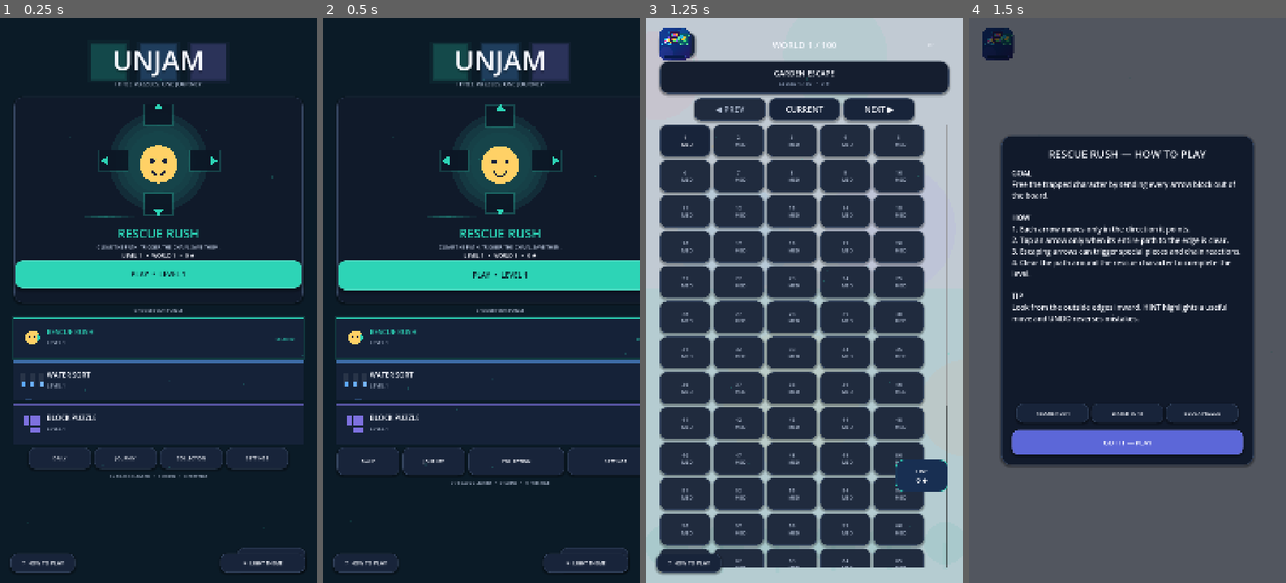
Above: before the commit, frames 1-4 (left to right).
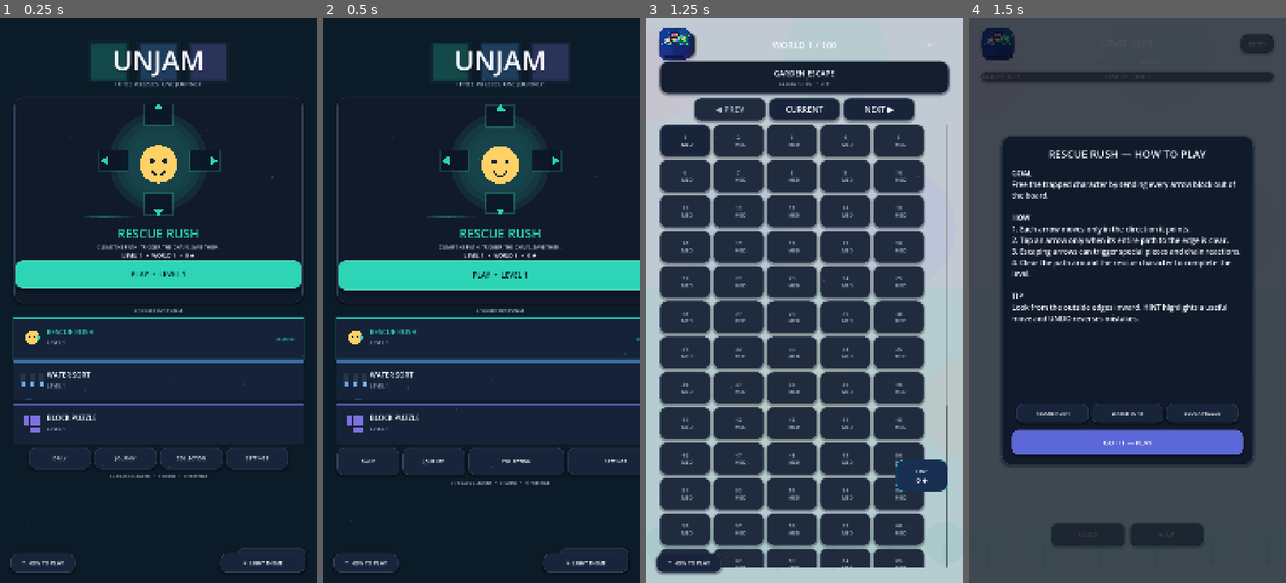
Above: after the commit, the same moments.

Repository: eghosa001/unjam
Game: Godot game, scene res://scenes/Main.tscn
Two runs of this game, one before a commit and one after it. Both use one fixed random seed, a clock stepped at 60 frames per second and the inputs below.
Inputs:
- Up to frame 1 (0.25 s): no input
- Up to frame 2 (0.5 s): no input
- Up to frame 3 (1.25 s): click "PLAY • LEVEL 1" at 0.5 s
- Up to frame 4 (1.5 s): click "1 MED" at 1.25 s

Frames 1-3 are identical in both runs. In frame 4, 4.9% of the frame differs, in the area x 3-97%, y 2-98%.
Error before the commit: Parse Error: Function "_spawn_chain_popup()" not found in base self. (res://scripts/game/rescue_rush_polished.gd:40)

Commit message:
Complete Rescue Rush trailer-level animation polish

Diff:
--- a/scripts/game/rescue_rush_polished.gd
+++ b/scripts/game/rescue_rush_polished.gd
@@ -39,10 +39,8 @@
 	PremiumVisuals.burst(center, world_accent(), 7 + mini(chain_count, 8))
 	_spawn_chain_popup(center, chain_count)
 	_spawn_speed_lines(cell.global_rect.get_center(), direction, world_accent())
-
 	var twist := deg_to_rad(8.0 if direction.x + direction.y > 0.0 else -8.0)
 	var tween := create_tween()
-	# Anticipation -> elastic launch -> accelerating fly-off, matching Block Puzzle's staged feedback.
 	tween.tween_property(ghost, "position", start_pos - direction * 11.0, 0.055).set_trans(Tween.TRANS_QUAD).set_ease(Tween.EASE_OUT)
 	tween.parallel().tween_property(ghost, "scale", Vector2(0.94, 0.94), 0.055)
 	tween.tween_property(ghost, "position", start_pos + direction * 36.0, 0.075).set_trans(Tween.TRANS_BACK).set_ease(Tween.EASE_OUT)
@@ -69,3 +67,145 @@
 		tw.tween_property(line, "modulate:a", 0.0, 0.22)
 		tw.tween_property(line, "position", direction * 52.0, 0.22)
 		tw.finished.connect(line.queue_free)
+
+func _spawn_chain_popup(center: Vector2, combo: int) -> void:
+	var label := Label.new()
+	label.text = "ESCAPE!" if combo <= 1 else "CHAIN ×%d" % combo
+	label.position = center - Vector2(145, 54)
+	label.size = Vector2(290, 76)
+	label.horizontal_alignment = HORIZONTAL_ALIGNMENT_CENTER
+	label.vertical_alignment = VERTICAL_ALIGNMENT_CENTER
+	label.mouse_filter = Control.MOUSE_FILTER_IGNORE
+	label.z_index = 610
+	label.add_theme_font_size_override("font_size", 34 if combo <= 1 else 40)
+	label.add_theme_color_override("font_color", Color("ffd166") if combo > 1 else world_accent().lightened(0.35))
+	label.add_theme_color_override("font_shadow_color", Color(0, 0, 0, 0.65))
+	label.add_theme_constant_override("shadow_offset_x", 2)
+	label.add_theme_constant_override("shadow_offset_y", 3)
+	label.scale = Vector2(0.68, 0.68)
+	label.modulate.a = 0.0
+	add_child(label)
+	label.pivot_offset = label.size * 0.5
+	var tween := create_tween().set_trans(Tween.TRANS_BACK).set_ease(Tween.EASE_OUT)
+	tween.tween_property(label, "modulate:a", 1.0, 0.06)
+	tween.parallel().tween_property(label, "scale", Vector2(1.16, 1.16), 0.11)
+	tween.tween_property(label, "scale", Vector2.ONE, 0.09)
+	tween.tween_property(label, "position:y", label.position.y - 82.0, 0.30).set_trans(Tween.TRANS_QUAD)
+	tween.parallel().tween_property(label, "modulate:a", 0.0, 0.30)
+	tween.finished.connect(label.queue_free)
+
+func _spawn_vanish_visual(index: int, text_value: String) -> void:
+	if index < 0 or index >= pieces.size() or board_grid == null:
+		return
+	var piece := pieces[index]
+	var pos := piece_position(piece)
+	var child_index := pos.y * width + pos.x
+	if child_index < 0 or child_index >= board_grid.get_child_count():
+		return
+	var source := board_grid.get_child(child_index) as Control
+	if source == null:
+		return
+	var center := source.global_position - global_position + source.size * 0.5
+	PremiumVisuals.burst(center, piece_color(String(piece.get("type", "normal"))), 10)
+	var label := Label.new()
+	label.text = text_value
+	label.position = center - Vector2(105, 32)
+	label.size = Vector2(210, 64)
+	label.horizontal_alignment = HORIZONTAL_ALIGNMENT_CENTER
+	label.add_theme_font_size_override("font_size", 26)
+	label.add_theme_color_override("font_color", Color("ffffff"))
+	label.z_index = 600
+	label.mouse_filter = Control.MOUSE_FILTER_IGNORE
+	add_child(label)
+	var tween := create_tween().set_trans(Tween.TRANS_BACK).set_ease(Tween.EASE_OUT)
+	tween.tween_property(label, "scale", Vector2(1.18, 1.18), 0.10)
+	tween.tween_property(label, "position:y", label.position.y - 54.0, 0.24)
+	tween.parallel().tween_property(label, "modulate:a", 0.0, 0.24)
+	tween.finished.connect(label.queue_free)
+
+func open_gates(key_id: String) -> void:
+	for i in range(pieces.size()):
+		if bool(pieces[i].get("active", true)) and String(pieces[i].get("type", "")) == "gate" and String(pieces[i].get("key_id", "default")) == key_id:
+			_spawn_vanish_visual(i, "UNLOCK!")
+			pieces[i]["active"] = false
+			chain_count += 1
+
+func explode_at(center: Vector2i) -> void:
+	for y in range(center.y - 1, center.y + 2):
+		for x in range(center.x - 1, center.x + 2):
+			var idx: int = get_piece_index_at(Vector2i(x, y))
+			if idx >= 0 and String(pieces[idx].get("type", "")) != "gate":
+				_spawn_vanish_visual(idx, "BOOM!")
+				pieces[idx]["active"] = false
+				chain_count += 1
+
+func activate_link(link_id: String, source_index: int) -> void:
+	if link_id.is_empty():
+		return
+	for i in range(pieces.size()):
+		if i == source_index or not bool(pieces[i].get("active", true)):
+			continue
+		if String(pieces[i].get("type", "")) == "linked" and String(pieces[i].get("link_id", "")) == link_id:
+			if is_path_clear(i):
+				_spawn_vanish_visual(i, "LINK!")
+				pieces[i]["active"] = false
+			else:
+				pieces[i]["direction"] = rotate_direction(String(pieces[i].get("direction", "right")))
+			chain_count += 1
+
+func resolve_rescue() -> void:
+	if not rescue_has_exit():
+		return
+	_spawn_rescue_escape()
+	rescued = true
+	chain_count += 1
+	FeedbackManager.rescue()
+	PremiumVisuals.burst(Vector2(540, 860), world_accent(), 28)
+	PremiumVisuals.screen_flash(world_accent(), 0.16)
+	await get_tree().create_timer(0.42).timeout
+	complete_level()
+
+func _rescue_exit_direction() -> Vector2:
+	for direction_i in [Vector2i.UP, Vector2i.RIGHT, Vector2i.DOWN, Vector2i.LEFT]:
+		var pos: Vector2i = rescue_pos + direction_i
+		var blocked := false
+		while is_inside(pos):
+			if get_piece_index_at(pos) >= 0:
+				blocked = true
+				break
+			pos += direction_i
+		if not blocked:
+			return Vector2(direction_i)
+	return Vector2.UP
+
+func _spawn_rescue_escape() -> void:
+	if board_grid == null:
+		return
+	var child_index := rescue_pos.y * width + rescue_pos.x
+	if child_index < 0 or child_index >= board_grid.get_child_count():
+		return
+	var source := board_grid.get_child(child_index) as Control
+	if source == null:
+		return
+	var token := RescueToken.new()
+	token.custom_minimum_size = source.size
+	token.size = source.size
+	token.position = source.global_position - global_position
+	token.mouse_filter = Control.MOUSE_FILTER_IGNORE
+	token.z_index = 700
+	token.configure(rescue_id, Color("ffd166"))
+	add_child(token)
+	token.pivot_offset = token.size * 0.5
+	if token.has_method("celebrate"):
+		token.call("celebrate")
+	var dir := _rescue_exit_direction()
+	var start := token.position
+	var end := start + dir * 900.0
+	var tween := create_tween().set_trans(Tween.TRANS_BACK).set_ease(Tween.EASE_OUT)
+	tween.tween_property(token, "scale", Vector2(1.24, 0.88), 0.10)
+	tween.tween_property(token, "scale", Vector2(0.92, 1.18), 0.08)
+	tween.tween_property(token, "position", end, 0.34).set_trans(Tween.TRANS_CUBIC).set_ease(Tween.EASE_IN)
+	tween.parallel().tween_property(token, "scale", Vector2(0.78, 0.78), 0.34)
+	tween.parallel().tween_property(token, "rotation", deg_to_rad(10.0 * (1.0 if dir.x + dir.y >= 0.0 else -1.0)), 0.34)
+	tween.parallel().tween_property(token, "modulate:a", 0.0, 0.34).set_delay(0.16)
+	tween.finished.connect(token.queue_free)
